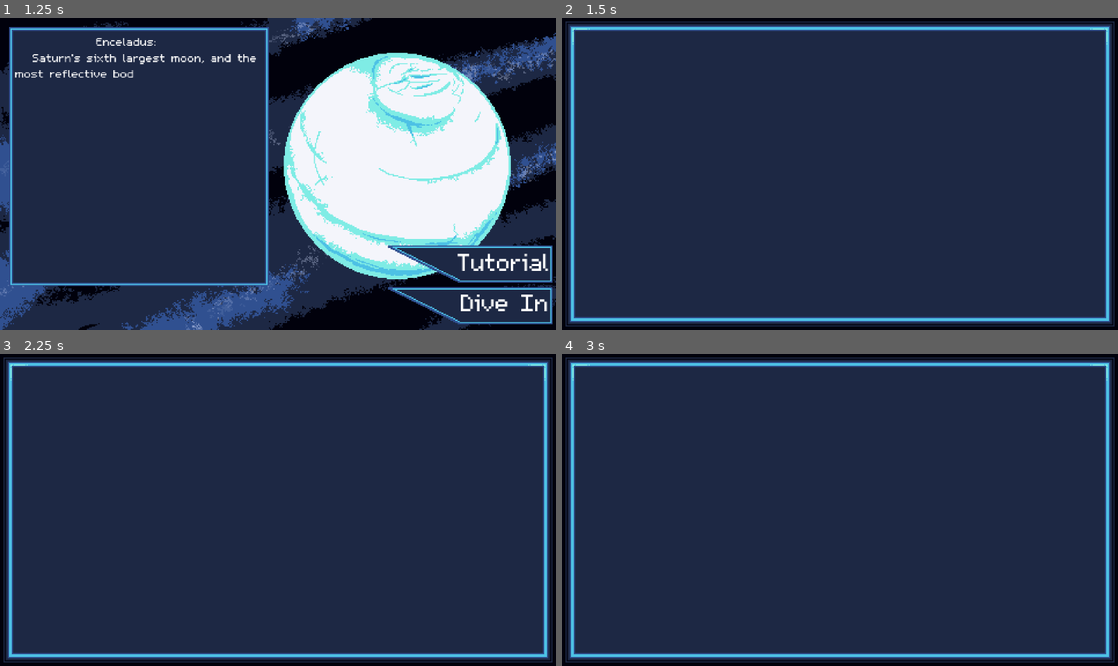
Above: before the commit, frames 1-4 (two rows, left to right).
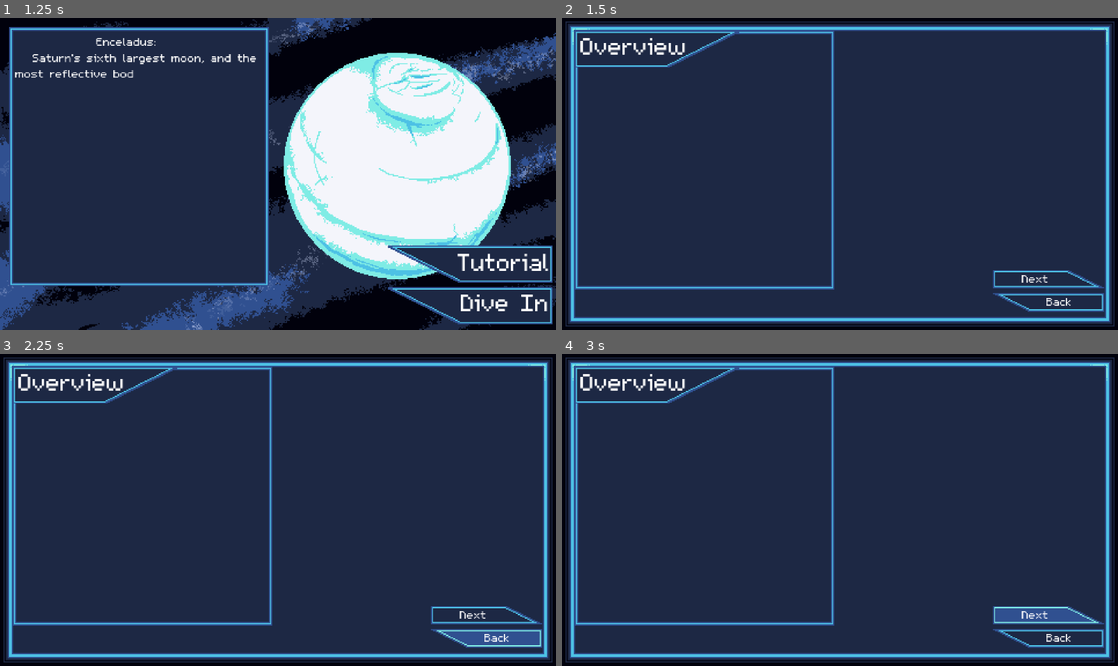
Above: after the commit, the same moments.

Repository: austingwatson/Depths
Game: Godot game, scene res://scenes/title_screen.tscn
Two runs of this game, one before a commit and one after it. Both use one fixed random seed, a clock stepped at 60 frames per second and the inputs below. Sound files missing from this copy of the repository are replaced by a short silence.
Inputs (mouse positions are in pixels of both pictures, inside the frame that each line leads up to):
- Up to frame 1 (1.25 s): click "Play" at 0.5 s
- Up to frame 2 (1.5 s): click "Tutorial" at 1.25 s
- Up to frame 3 (2.25 s): click (489, 637) at 2 s, where only the run after the commit has a clickable "Back"
- Up to frame 4 (3 s): click (1051, 616) at 2.75 s, where only the run after the commit has a clickable "Next"

Frame 1 is identical in both runs. In frame 2, 3.6% of the frame differs, in the area x 2-98%, y 4-95%; in frame 3, 4.1%; in frame 4, 4.1%.

Commit message:
spawner shenanigans and tutorial work

Diff:
--- a/scenes/basecamp.tscn
+++ b/scenes/basecamp.tscn
@@ -239,10 +239,10 @@
 }
 
 [node name="OpenShop" parent="." instance=ExtResource("9_f3dic")]
-offset_left = 1.0
-offset_top = 41.0
-offset_right = 17.0
-offset_bottom = 57.0
+offset_left = 4.0
+offset_top = 44.0
+offset_right = 52.0
+offset_bottom = 76.0
 
 [node name="Shop" parent="." instance=ExtResource("8_cdnnk")]
 visible = false
--- a/scenes/entity/actor/hunter_fish.tscn
+++ b/scenes/entity/actor/hunter_fish.tscn
@@ -85,8 +85,8 @@
 collision_layer = 36
 collision_mask = 2
 entity = NodePath("..")
-max_health = 1
-health = 1
+max_health = 6
+health = 6
 shape = SubResource("CircleShape2D_snnp5")
 
 [node name="Detection" parent="." instance=ExtResource("7_4cvhp")]
--- a/scenes/entity/actor/player.tscn
+++ b/scenes/entity/actor/player.tscn
@@ -252,12 +252,13 @@
 one_shot = true
 explosiveness = 1.0
 randomness = 0.2
+local_coords = true
 emission_shape = 2
 emission_sphere_radius = 3.0
 direction = Vector2(0, 0)
 gravity = Vector2(0, 0)
-radial_accel_min = 20.0
-radial_accel_max = 90.0
+radial_accel_min = 120.0
+radial_accel_max = 200.0
 color_ramp = SubResource("Gradient_vrjrw")
 
 [node name="RepairParticle" type="CPUParticles2D" parent="."]
--- a/scenes/entity/actor/urchin.tscn
+++ b/scenes/entity/actor/urchin.tscn
@@ -157,8 +157,8 @@
 collision_layer = 36
 collision_mask = 2
 entity = NodePath("..")
-max_health = 1
-health = 1
+max_health = 4
+health = 4
 shape = SubResource("CircleShape2D_oxdx7")
 
 [node name="HitBox" parent="." instance=ExtResource("4_qwgpp")]
--- a/scenes/entity/projectile/torpedo.tscn
+++ b/scenes/entity/projectile/torpedo.tscn
@@ -26,27 +26,9 @@
 atlas = ExtResource("8_kjd6s")
 region = Rect2(0, 0, 80, 16)
 
-[sub_resource type="Curve" id="Curve_pnwd1"]
-_data = [Vector2(0.2607, 1), 0.0, -0.124479, 0, 0, Vector2(1, 0), -4.66452, 0.0, 0, 0]
-point_count = 2
-
-[sub_resource type="CurveTexture" id="CurveTexture_ka65a"]
-curve = SubResource("Curve_pnwd1")
-
-[sub_resource type="ParticleProcessMaterial" id="ParticleProcessMaterial_2320g"]
-particle_flag_disable_z = true
-emission_shape = 1
-emission_sphere_radius = 6.0
-gravity = Vector3(0, 0, 0)
-radial_accel_min = 12.0
-radial_accel_max = 24.0
-damping_min = 12.0
-damping_max = 12.0
-scale_min = 0.5
-scale_max = 1.5
-alpha_curve = SubResource("CurveTexture_ka65a")
-anim_speed_min = 1.0
-anim_speed_max = 1.0
+[sub_resource type="Gradient" id="Gradient_kjd6s"]
+offsets = PackedFloat32Array(0, 0.708487, 1)
+colors = PackedColorArray(1, 1, 1, 1, 1, 1, 1, 1, 1, 1, 1, 0)
 
 [sub_resource type="CircleShape2D" id="CircleShape2D_kjd6s"]
 radius = 12.0
@@ -78,7 +60,7 @@
 entity = NodePath("..")
 distance = 2500.0
 
-[node name="TorpedoBoomParticle" type="GPUParticles2D" parent="."]
+[node name="TorpedoBoomParticle" type="CPUParticles2D" parent="."]
 material = SubResource("CanvasItemMaterial_vy5ov")
 emitting = false
 amount = 6
@@ -86,7 +68,14 @@
 lifetime = 0.5
 one_shot = true
 explosiveness = 0.6
-process_material = SubResource("ParticleProcessMaterial_2320g")
+emission_shape = 1
+emission_sphere_radius = 8.0
+direction = Vector2(0, 0)
+spread = 180.0
+gravity = Vector2(0, 0)
+color_ramp = SubResource("Gradient_kjd6s")
+anim_speed_min = 0.5
+anim_speed_max = 1.5
 
 [node name="Homing" type="Area2D" parent="."]
 collision_layer = 2
@@ -94,12 +83,12 @@
 monitorable = false
 
 [node name="CollisionPolygon2D" type="CollisionPolygon2D" parent="Homing"]
-polygon = PackedVector2Array(0, 0, 50, -25, 50, 25)
+polygon = PackedVector2Array(0, 0, 10, -25, 59, -25, 59, 25, 8, 25)
 
 [node name="Explosion" parent="." instance=ExtResource("2_oaaup")]
 collision_layer = 2
 collision_mask = 12
-damage = 1
+damage = 2
 shape = SubResource("CircleShape2D_kjd6s")
 
 [connection signal="finished" from="TorpedoExplosionSound" to="." method="_on_torpedo_explosion_sound_finished"]
--- a/scenes/game.tscn
+++ b/scenes/game.tscn
@@ -22,32 +22,32 @@
 
 [sub_resource type="Curve" id="Curve_gee14"]
 _limits = [1.0, 10.0, 0.0, 10000.0]
-_data = [Vector2(0, 1), 0.0, 0.000203532, 0, 0, Vector2(355.987, 1), 0.0, 0.0, 0, 0, Vector2(4368.93, 10), 0.0, 0.0, 0, 0, Vector2(10000, 4.88316), -0.00235986, 0.0, 0, 0]
-point_count = 4
+_data = [Vector2(0, 1), 0.0, 0.000203532, 0, 0, Vector2(355.987, 1), 0.0, 0.0, 0, 0, Vector2(550.162, 2.21018), 0.0041101, 0.0041101, 0, 0, Vector2(3495.15, 5.64687), 0.0, 0.0, 0, 0, Vector2(10000, 8.10349), -0.00235986, 0.0, 0, 0]
+point_count = 5
 
 [sub_resource type="Curve" id="Curve_iywne"]
 _limits = [0.0, 25.0, 0.0, 10000.0]
-_data = [Vector2(0, 0.603786), 0.0, 0.0, 0, 0, Vector2(2297.73, 4.21018), 0.0, 0.0, 0, 0, Vector2(5113.27, 8.87729), 0.0, 0.0, 0, 0, Vector2(10000, 5.69517), -0.000374581, 0.0, 0, 0]
-point_count = 4
+_data = [Vector2(0, 13.5444), 0.0, 0.0, 0, 0, Vector2(226.537, 5.05875), 0.0114715, 0.0114715, 0, 0, Vector2(4466.02, 14.1808), -0.000172504, -0.000172504, 0, 0, Vector2(7313.92, 9.30157), 0.0, 0.0, 0, 0, Vector2(10000, 12.0594), -0.00446061, 0.0, 0, 0]
+point_count = 5
 
 [sub_resource type="Curve" id="Curve_p57ef"]
 _limits = [0.0, 50.0, 0.0, 10000.0]
-_data = [Vector2(0, 2.48042), 0.0, -3.10195e-09, 0, 0, Vector2(2459.55, 22.4217), 0.0, 0.0, 0, 0, Vector2(5113.27, 40.2415), 0.0, 0.0, 0, 0, Vector2(10000, 23.6945), 0.00307139, 0.0, 0, 0]
+_data = [Vector2(0, 35.9987), 0.0, -3.10195e-09, 0, 0, Vector2(226.537, 1.20757), -0.00593086, -0.00593086, 0, 0, Vector2(2653.72, 41.0901), 0.0, 0.0, 0, 0, Vector2(10000, 50), 0.00307139, 0.0, 0, 0]
 point_count = 4
 
 [sub_resource type="Curve" id="Curve_u5sy4"]
 _limits = [1.0, 10.0, 0.0, 10000.0]
-_data = [Vector2(0, 1), 0.0, 0.0, 0, 0, Vector2(10000, 10), 0.0, 0.0, 0, 0]
-point_count = 2
+_data = [Vector2(0, 1.52285), 0.0, 0.0, 0, 0, Vector2(4854.37, 3.50849), 0.0, 0.0, 0, 0, Vector2(10000, 5.49413), 0.0, 0.0, 0, 0]
+point_count = 3
 
 [sub_resource type="Curve" id="Curve_0tnpc"]
 _limits = [0.0, 25.0, 0.0, 10000.0]
-_data = [Vector2(0, 3.7859), 0.0, 0.0, 0, 0, Vector2(1715.21, 12.0594), 0.00557428, 0.00557428, 0, 0, Vector2(7184.47, 25), 0.0, 0.0, 0, 0]
+_data = [Vector2(0, 3.57376), 0.0, 0.000198641, 0, 0, Vector2(711.974, 9.72585), 0.00931522, 0.00931522, 0, 0, Vector2(7184.47, 25), 0.0, 0.0, 0, 0]
 point_count = 3
 
 [sub_resource type="Curve" id="Curve_vtaks"]
 _limits = [0.0, 10.0, 0.0, 10000.0]
-_data = [Vector2(0, 10), 0.0, -0.000141732, 0, 0, Vector2(2459.55, 4.90862), 0.0, 0.0, 0, 0, Vector2(10000, 10), 0.0, 0.0, 0, 0]
+_data = [Vector2(0, 10), 0.0, -0.000141732, 0, 0, Vector2(2491.91, 5.67232), 0.0, 0.0, 0, 0, Vector2(10000, 10), 0.0, 0.0, 0, 0]
 point_count = 3
 
 [sub_resource type="Environment" id="Environment_lbhrr"]
--- a/scenes/intro.tscn
+++ b/scenes/intro.tscn
@@ -92,7 +92,7 @@
 tracks/0/interp = 1
 tracks/0/loop_wrap = true
 tracks/0/keys = {
-"times": PackedFloat32Array(0, 2, 4.16667, 7, 9.03333, 11, 12.6667, 14),
+"times": PackedFloat32Array(0, 2, 3.53333, 7, 8.56667, 11, 12.5333, 14),
 "transitions": PackedFloat32Array(1, 1, 1, 1, 1, 1, 1, 1),
 "update": 0,
 "values": [0.05, 0.45, 0.45, 0.79, 0.79, 0.94, 0.94, 0.99972]
--- a/scenes/tutorial.tscn
+++ b/scenes/tutorial.tscn
@@ -1,9 +1,101 @@
-[gd_scene load_steps=2 format=3 uid="uid://xmsihfsj6imo"]
+[gd_scene load_steps=11 format=3 uid="uid://xmsihfsj6imo"]
 
 [ext_resource type="Texture2D" uid="uid://yok12uq7huj2" path="res://assets/textures/ui/menu_background.png" id="1_c13y7"]
+[ext_resource type="Texture2D" uid="uid://qq6n2y0wj6b4" path="res://assets/textures/ui/ui_sheet.png" id="2_8ho6b"]
+
+[sub_resource type="AtlasTexture" id="AtlasTexture_ph3nu"]
+atlas = ExtResource("2_8ho6b")
+region = Rect2(0, 0, 224, 224)
+
+[sub_resource type="AtlasTexture" id="AtlasTexture_4kmhl"]
+atlas = ExtResource("2_8ho6b")
+region = Rect2(256, 0, 144, 32)
+
+[sub_resource type="AtlasTexture" id="AtlasTexture_cq4me"]
+atlas = ExtResource("2_8ho6b")
+region = Rect2(256, 128, 96, 16)
+
+[sub_resource type="AtlasTexture" id="AtlasTexture_6yjpi"]
+atlas = ExtResource("2_8ho6b")
+region = Rect2(544, 128, 96, 16)
+
+[sub_resource type="AtlasTexture" id="AtlasTexture_gbqnl"]
+atlas = ExtResource("2_8ho6b")
+region = Rect2(400, 128, 96, 16)
+
+[sub_resource type="AtlasTexture" id="AtlasTexture_ckvwl"]
+atlas = ExtResource("2_8ho6b")
+region = Rect2(256, 96, 96, 16)
+
+[sub_resource type="AtlasTexture" id="AtlasTexture_nlqja"]
+atlas = ExtResource("2_8ho6b")
+region = Rect2(544, 96, 96, 16)
+
+[sub_resource type="AtlasTexture" id="AtlasTexture_0epgs"]
+atlas = ExtResource("2_8ho6b")
+region = Rect2(400, 96, 96, 16)
 
 [node name="Tutorial" type="Node"]
 
 [node name="BG" type="Sprite2D" parent="."]
 texture = ExtResource("1_c13y7")
 centered = false
+
+[node name="RichTextLabel" type="RichTextLabel" parent="BG"]
+offset_left = 19.0
+offset_top = 48.0
+offset_right = 226.0
+offset_bottom = 229.0
+
+[node name="Panel1" type="Sprite2D" parent="BG"]
+position = Vector2(11, 11)
+texture = SubResource("AtlasTexture_ph3nu")
+centered = false
+
+[node name="Uppertext" type="Sprite2D" parent="."]
+position = Vector2(11, 11)
+texture = SubResource("AtlasTexture_4kmhl")
+centered = false
+
+[node name="Label" type="Label" parent="Uppertext"]
+offset_left = 5.0
+offset_top = -1.0
+offset_right = 97.0
+offset_bottom = 25.0
+theme_override_font_sizes/font_size = 32
+text = "Overview"
+
+[node name="BodyTextbox" type="Sprite2D" parent="."]
+
+[node name="VBoxContainer" type="VBoxContainer" parent="."]
+offset_left = 372.0
+offset_top = 218.0
+offset_right = 468.0
+offset_bottom = 258.0
+
+[node name="NextButton" type="TextureButton" parent="VBoxContainer"]
+layout_mode = 2
+texture_normal = SubResource("AtlasTexture_cq4me")
+texture_pressed = SubResource("AtlasTexture_6yjpi")
+texture_hover = SubResource("AtlasTexture_gbqnl")
+
+[node name="Next" type="Label" parent="VBoxContainer/NextButton"]
+layout_mode = 0
+offset_left = 25.0
+offset_right = 65.0
+offset_bottom = 13.0
+text = "Next"
+
+[node name="BackButton" type="TextureButton" parent="VBoxContainer"]
+layout_mode = 2
+texture_normal = SubResource("AtlasTexture_ckvwl")
+texture_pressed = SubResource("AtlasTexture_nlqja")
+texture_hover = SubResource("AtlasTexture_0epgs")
+flip_h = true
+
+[node name="Back" type="Label" parent="VBoxContainer/BackButton"]
+layout_mode = 0
+offset_left = 46.0
+offset_right = 86.0
+offset_bottom = 13.0
+text = "Back"
--- a/scenes/ui/open_shop.tscn
+++ b/scenes/ui/open_shop.tscn
@@ -1,22 +1,18 @@
-[gd_scene load_steps=6 format=3 uid="uid://c1afp1kqvkk6j"]
+[gd_scene load_steps=5 format=3 uid="uid://c1afp1kqvkk6j"]
 
 [ext_resource type="Texture2D" uid="uid://qq6n2y0wj6b4" path="res://assets/textures/ui/ui_sheet.png" id="1_ypyc8"]
 
 [sub_resource type="AtlasTexture" id="AtlasTexture_irmoc"]
 atlas = ExtResource("1_ypyc8")
-region = Rect2(0, 352, 16, 16)
+region = Rect2(0, 320, 48, 32)
 
 [sub_resource type="AtlasTexture" id="AtlasTexture_no7o1"]
 atlas = ExtResource("1_ypyc8")
-region = Rect2(32, 352, 16, 16)
+region = Rect2(96, 320, 48, 32)
 
 [sub_resource type="AtlasTexture" id="AtlasTexture_cbxp7"]
 atlas = ExtResource("1_ypyc8")
-region = Rect2(16, 352, 16, 16)
-
-[sub_resource type="AtlasTexture" id="AtlasTexture_f5ejq"]
-atlas = ExtResource("1_ypyc8")
-region = Rect2(96, 352, 16, 16)
+region = Rect2(48, 320, 48, 32)
 
 [node name="OpenShop" type="TextureButton"]
 offset_right = 16.0
@@ -25,8 +21,10 @@
 texture_pressed = SubResource("AtlasTexture_no7o1")
 texture_hover = SubResource("AtlasTexture_cbxp7")
 
-[node name="Icon" type="TextureRect" parent="."]
+[node name="Label" type="Label" parent="."]
 layout_mode = 0
-offset_right = 16.0
-offset_bottom = 16.0
-texture = SubResource("AtlasTexture_f5ejq")
+offset_left = 4.0
+offset_top = 8.0
+offset_right = 45.0
+offset_bottom = 21.0
+text = "Upgrade"
Not shown: 1 places in scenes/entity/projectile/torpedo.tscn that only renumber resources
